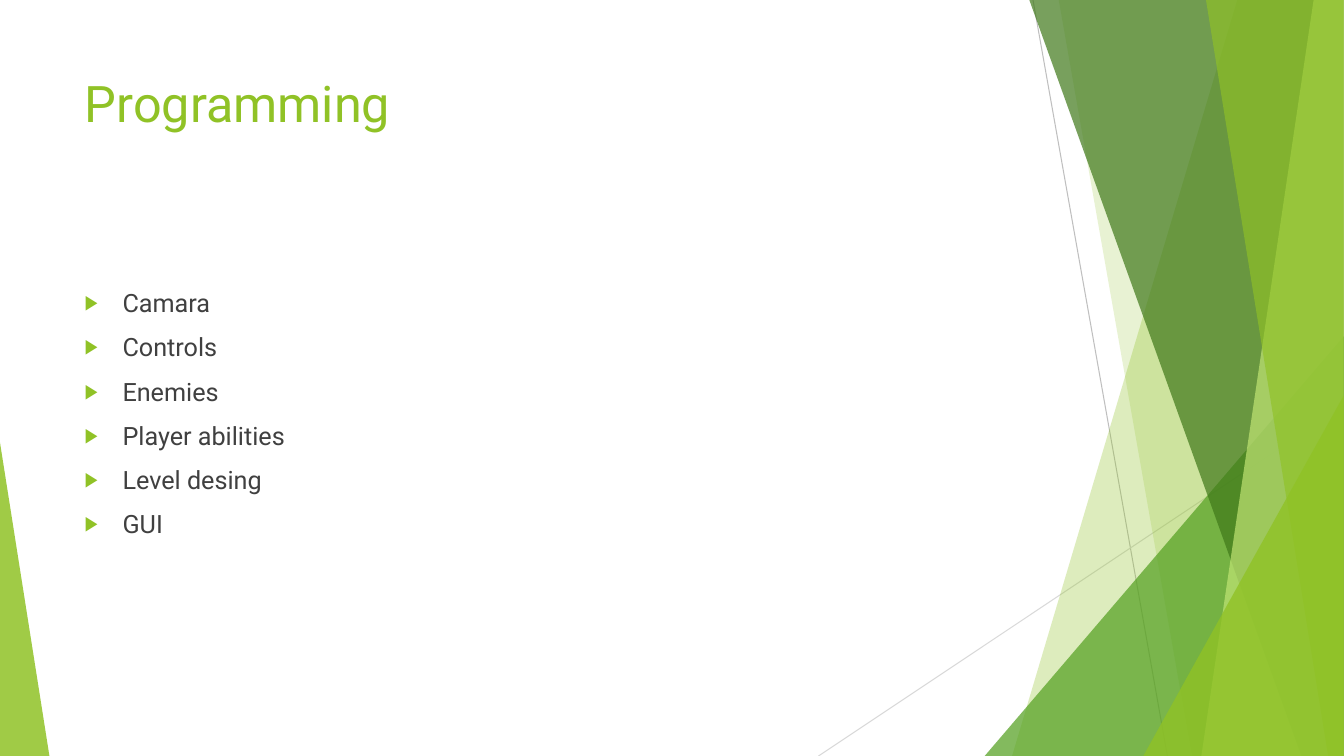
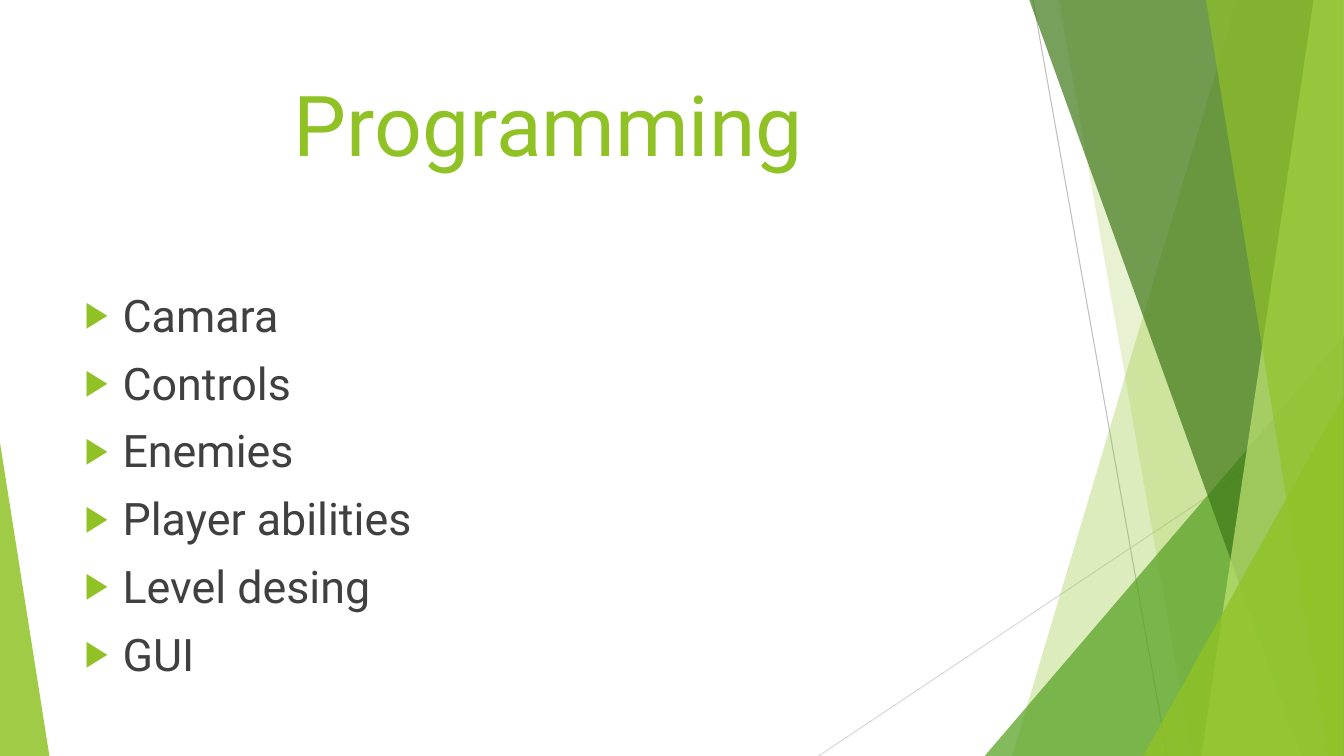
Before and after one commit to PeterBosDeltion/IndianaBonesRepo, a slide deck: slide 6 of IndianaBones.pptx. Drawn at 1344x756 pixels with LibreOffice and Linux fonts; fonts in the diff are those of the drawing. Boxes give left, top, right and bottom in pixels: in the first picture for what was removed or moved away, otherwise in the second. Text is boxed around its words. In the diff, an @@ line names an element or a change of style, - is before the commit and + after.

```diff
--- a/IndianaBones.pptx
+++ b/IndianaBones.pptx
@@ title "Programming" at <box>294,95,803,174</box>: size 36 to 60 pt; alignment left to centre @@
@@ text "Camara" at <box>123,299,412,672</box>: size 18 to 32 pt @@
```
Also in this commit, not shown: 4 other slides changed.
